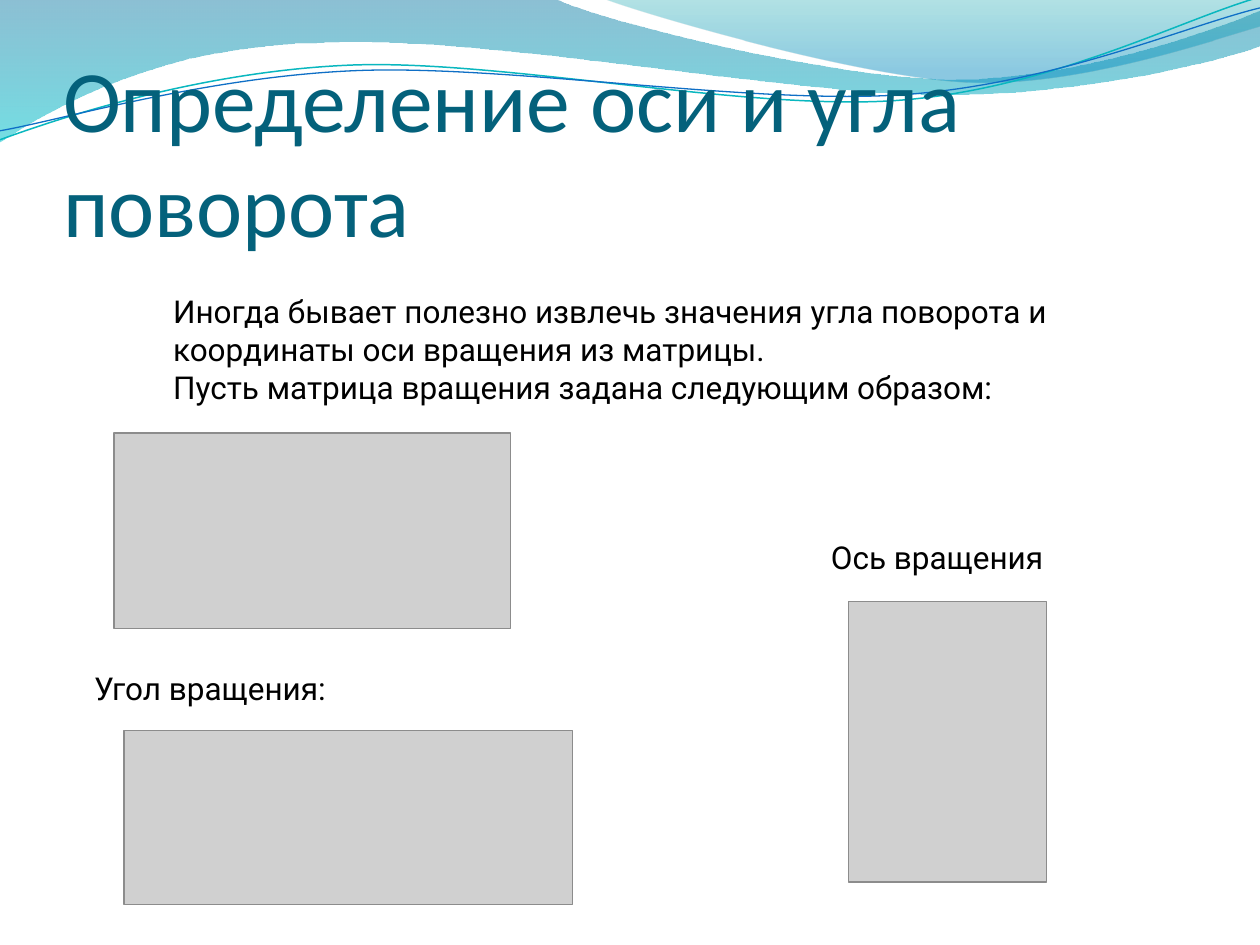
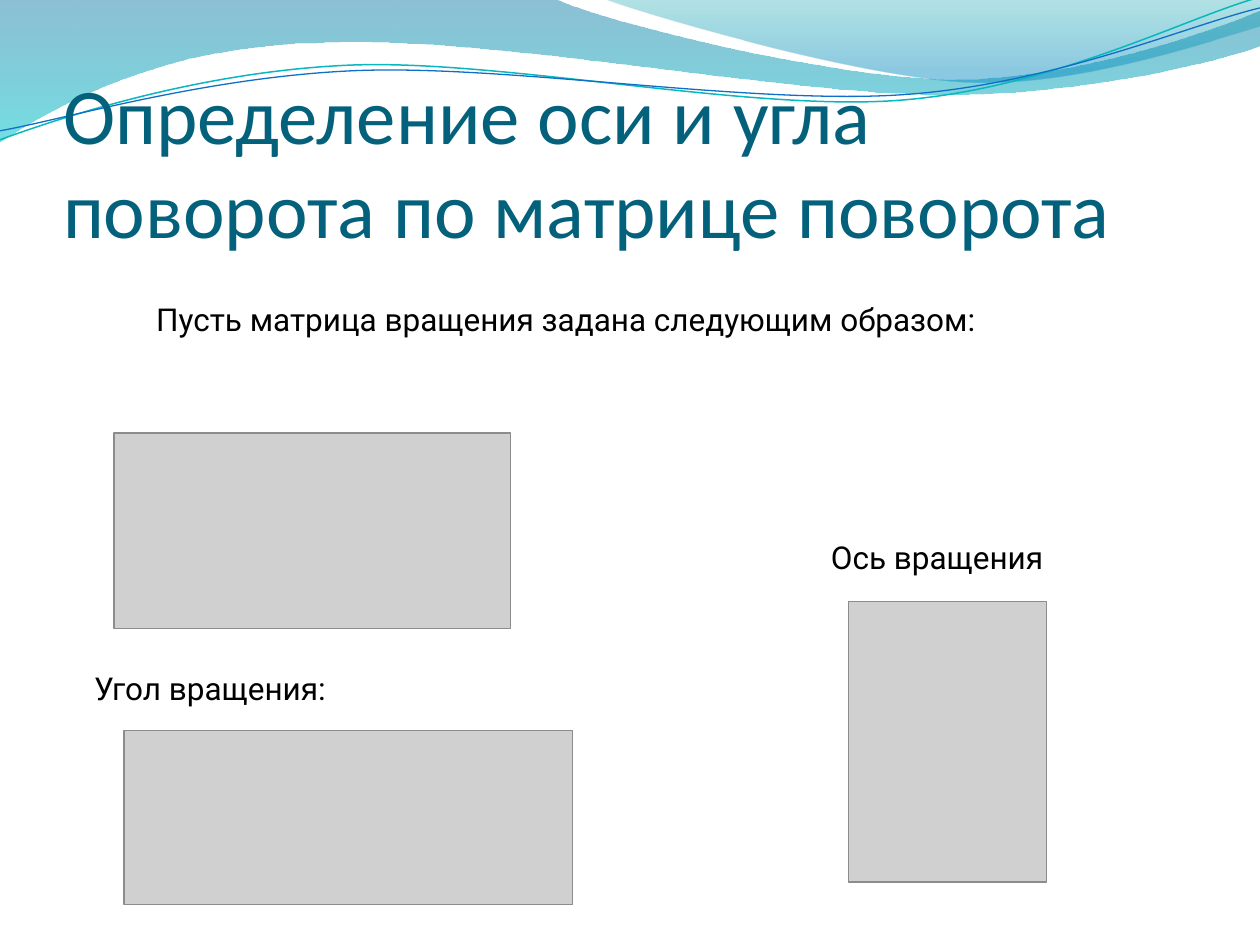
Before and after one commit to alexey-malov/cg-course, a slide deck: slide 106 of lectures/03 - Векторный анализ, трансформации и матрицы.pptx (slide 102 before the commit). Drawn at 1260x945 pixels with LibreOffice and Linux fonts; fonts in the diff are those of the drawing; grey boxes stand for pictures; background and template pictures are left out. Boxes give left, top, right and bottom in pixels: in the first picture for what was removed or moved away, otherwise in the second. Text is boxed around its words. In the diff, an @@ line names an element or a change of style, - is before the commit and + after.

```diff
--- a/lectures/03 - Векторный анализ, трансформации и матрицы.pptx
+++ b/lectures/03 - Векторный анализ, трансформации и матрицы.pptx
@@ title at (63, 78, 1109, 251): text changed; size 50 to 45 pt @@
-Определение оси и угла поворота
+Определение оси и угла поворота по матрице поворота
@@ text "Пусть матрица вращения задана следующим ...": place and size @@
-text "Пусть матрица вращения задана следующим ..." at (173, 299, 1046, 406)
+text "Пусть матрица вращения задана следующим ..." at (156, 307, 975, 338)
@@ text at (173, 299, 1046, 368): paragraph removed @@
-Иногда бывает полезно извлечь значения угла поворота и координаты оси вращения из матрицы.
```
Also in this commit, not shown: 31 other slides changed, 5 slides added, 1 slide removed.
